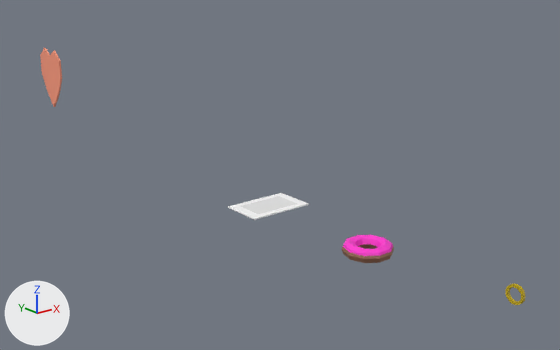
The FBX model Assets/Art/3D Objects/Objects/foto.fbx: old version first, new version second.
Rendered twice from a 50 mm camera at (-13.2, -2.4, 7.6) aimed at (1.9, 16.4, 0.1). Lighting does not change. The marker at lower left points along +X, +Y and +Z. Where no turn or scale is listed for an object, it has been applied to the vertices.

Before the edit, the objects in view are built like this:
```python
me_cylinder = bpy.data.meshes.new('Cylinder')
me_cylinder.from_pydata(...)  # 128 vertices, 107 faces; spans x -0.036..0.036, y -0.225..0.225, z -0.225..0.225
me_cylinder.materials.append(mat_emas)  # yellow #c0a611
me_plane_002 = bpy.data.meshes.new('Plane.002')
me_plane_002.from_pydata(...)  # 32 vertices, 30 faces; spans x -1.0..1.0, y -0.65..0.65, z 0.0..0.03
# faces by material slot: [1, 29]
me_plane_002.materials.append(mat_kucing)  # its picture is missing
me_plane_002.materials.append(mat_putih)  # white #ffffff
me_plane_003 = bpy.data.meshes.new('Plane.003')
me_plane_003.from_pydata(...)  # 30 vertices, 28 faces; spans x 0.0..0.08, y -1.01..1.01, z -1.82..0.7
me_plane_003.materials.append(mat_pink)  # orange #ff9b7c
me_torus_002 = bpy.data.meshes.new('Torus.002')
me_torus_002.from_pydata(...)  # 90 vertices, 90 faces; spans x -0.67..0.67, y -0.637..0.637, z -0.19..0.19
# faces by material slot: [40, 50]
me_torus_002.materials.append(mat_lapisan_donat)  # pink #ff34d0
me_torus_002.materials.append(mat_roti)  # brown #93674f
ob_cincin = bpy.data.objects.new('Cincin', me_cylinder)
ob_cincin.location = (-0.02, 6.14, 0.36)
ob_donut = bpy.data.objects.new('Donut', me_torus_002)
ob_donut.location = (-0.07, 10.45, 0.0)
ob_foto = bpy.data.objects.new('Foto', me_plane_002)
ob_foto.location = (-0.07, 14.53, 0.0)
ob_hati = bpy.data.objects.new('Hati', me_plane_003)
ob_hati.location = (0.0, 29.99, 2.12)
```
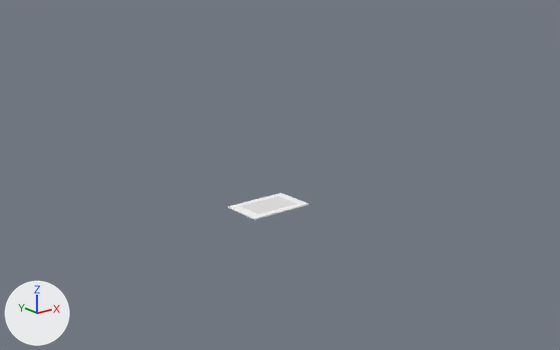
Diff of the bpy script that builds the scene:
```diff
--- a/Assets/Art/3D Objects/Objects/foto.fbx.py
+++ b/Assets/Art/3D Objects/Objects/foto.fbx.py
@@ ob_donut @@
-ob_donut = bpy.data.objects.new('Donut', me_torus_002)
-ob_donut.location = (-0.07, 10.45, 0.0)
@@ ob_cincin @@
-ob_cincin = bpy.data.objects.new('Cincin', me_cylinder)
-ob_cincin.location = (-0.02, 6.14, 0.36)
@@ ob_hati @@
-ob_hati = bpy.data.objects.new('Hati', me_plane_003)
-ob_hati.location = (0.0, 29.99, 2.12)
```

What differs and where, as boxes [x1, y1, x2, y2] in the pictures (560 x 350 px):
'Donut', deleted (pink): before [342, 235, 394, 263]
    faces in mat_lapisan_donat (pink #ff34d0): [343, 235, 393, 256]
    faces in mat_roti (brown #93674f): [342, 244, 394, 263]
'Hati', deleted (orange): before [40, 48, 62, 107]
'Cincin', deleted: before [505, 283, 526, 305]
